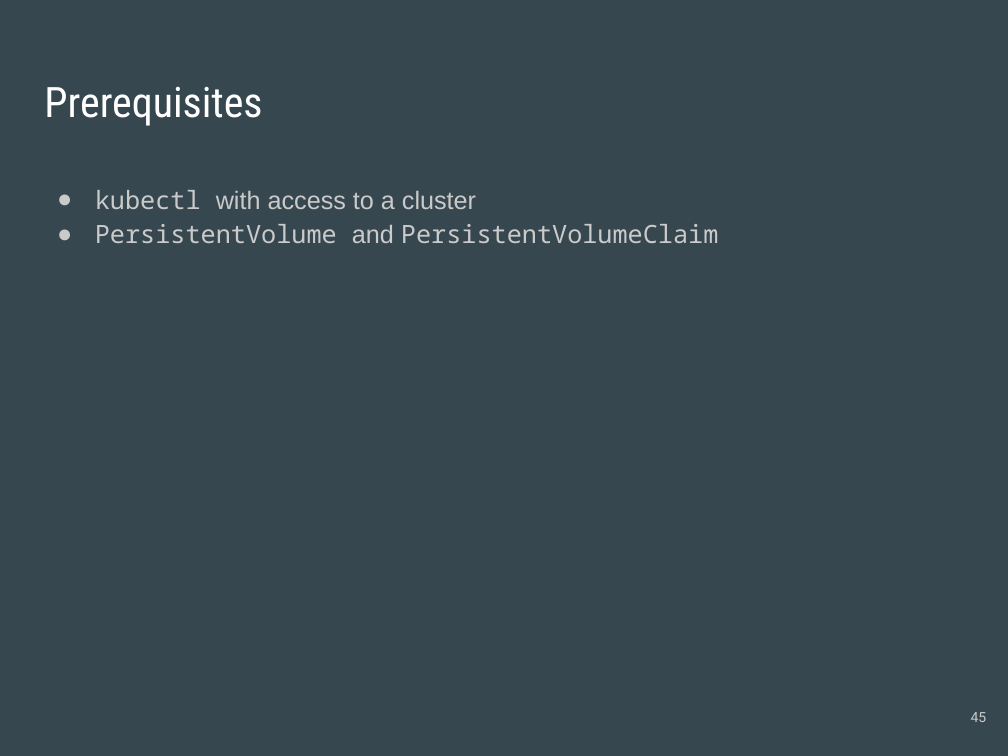
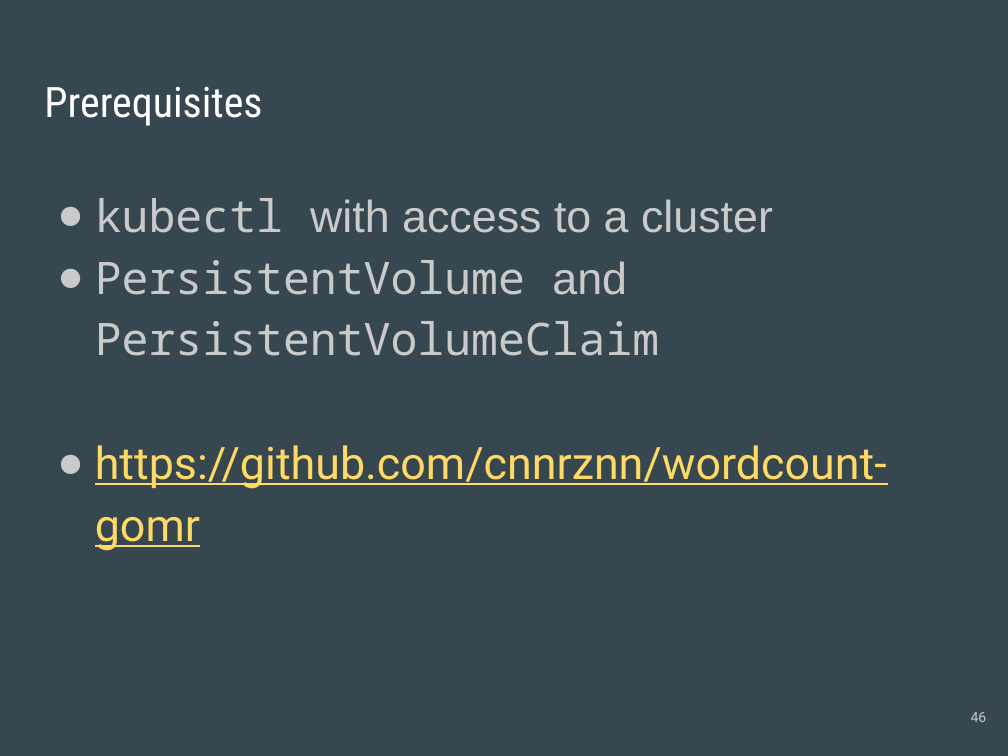
Before and after one commit to cnnrznn/cnnrznn.github.io, a slide deck: slide 46 of files/GoMR/slides-distributed.pptx (slide 45 before the commit). Drawn at 1008x756 pixels with LibreOffice and Linux fonts; fonts in the diff are those of the drawing. Boxes give left, top, right and bottom in pixels: in the first picture for what was removed or moved away, otherwise in the second. Text is boxed around its words. In the diff, an @@ line names an element or a change of style, - is before the commit and + after.

```diff
--- a/files/GoMR/slides-distributed.pptx
+++ b/files/GoMR/slides-distributed.pptx
@@ text at bbox=[95, 198, 773, 356]: size 18 to 32 pt in "kubectl with access to a cluster", "PersistentVolume and PersistentVolumeClaim" @@
@@ text at bbox=[95, 445, 887, 551]: paragraph added @@
+● https://github.com/cnnrznn/wordcount-gomr
```
Also in this commit, not shown: 9 other slides changed, 4 slides added, 1 slide removed.
